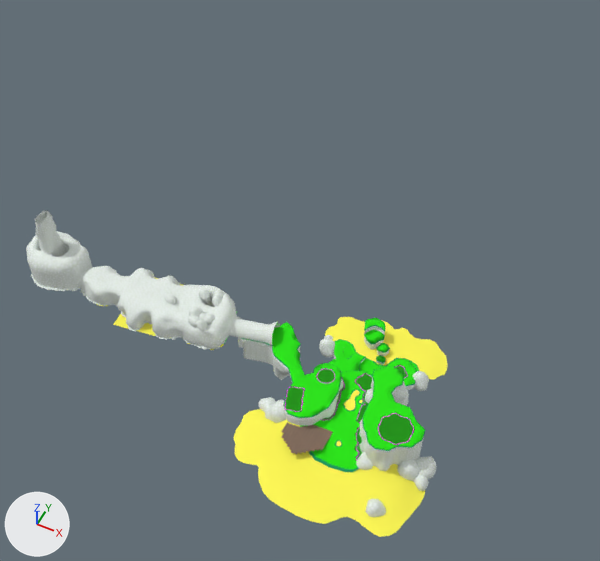
An edit to the FBX model Assets/Models/Terrain/terreno.fbx, drawn before and after from the same camera.
One viewpoint serves both versions: a 50 mm lens placed at (110.0, -253.0, 395.0), pointed at (-58.0, 85.0, -27.0). Lighting does not change. The marker at lower left points along +X, +Y and +Z. The first picture is the older version. Where no turn or scale is listed for an object, it has been applied to the vertices.

Names of what the first picture shows: 'Obj_CaveWall1', 'Obj_Floor1', 'Obj_Floor3', 'Obj_Floor4', 'Obj_Floor5', 'Obj_Floor8', 'Obj_GrassPatch4', 'Plataforma' and 30 more.
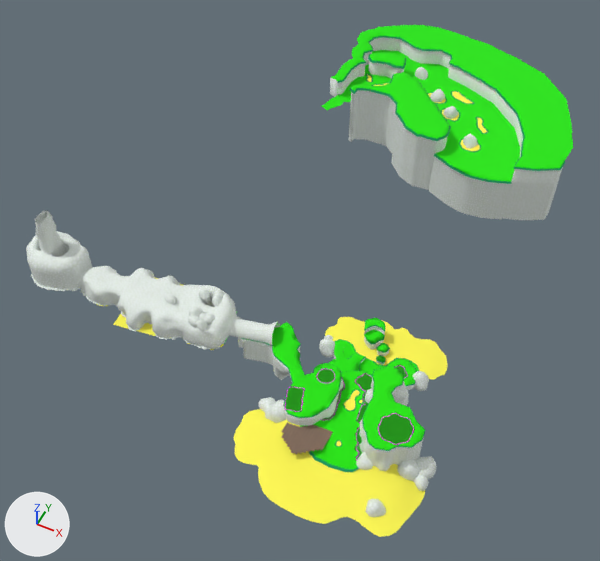
What changed in the scene script:
```text
Add me_cube_021:
    me_cube_021.from_pydata(...)  # 899 vertices, 862 faces; spans x -124.0..65.0, y 228.0..369.0, z -12.0..36.0
    # faces by material slot: [110, 655, 97]
    me_cube_021.materials.append(mat_piedra)  # picture img_tex_stone_a_alb_png
    me_cube_021.materials.append(mat_cesped)  # green #22e700
    me_cube_021.materials.append(mat_cespedborde)  # green #009759
Add me_cube_035:
    me_cube_035.from_pydata(...)  # 98 vertices, 96 faces; spans x -5.31..5.58, y -6.48..5.02, z -6.44..6.98
    me_cube_035.materials.append(mat_piedra)  # picture img_tex_stone_a_alb_png
Add me_floor_002:
    me_floor_002.from_pydata(...)  # 1399 vertices, 1348 faces; spans x -51.0..102.0, y -101.0..19.0, z -36.0..1.0
    # faces by material slot: [120, 222, 796, 210]
    me_floor_002.materials.append(mat_piedra)  # picture img_tex_stone_a_alb_png
    me_floor_002.materials.append(mat_tierra)  # yellow #fff851
    me_floor_002.materials.append(mat_cesped)  # green #22e700
    me_floor_002.materials.append(mat_cespedborde)  # green #009759
Add me_cube_040:
    me_cube_040.from_pydata(...)  # 98 vertices, 94 faces; spans x -106.7..-75.1, y 300.9..319.1, z 20.2..35.6
    # faces by material slot: [27, 40, 27]
    me_cube_040.materials.append(mat_piedra)  # picture img_tex_stone_a_alb_png
    me_cube_040.materials.append(mat_cesped)  # green #22e700
    me_cube_040.materials.append(mat_cespedborde)  # green #009759
Add me_cube_034:
    me_cube_034.from_pydata(...)  # 98 vertices, 96 faces; spans x -5.01..5.5, y -5.35..5.62, z -6.44..6.98
    me_cube_034.materials.append(mat_piedra)  # picture img_tex_stone_a_alb_png
Add me_cube_033:
    me_cube_033.from_pydata(...)  # 98 vertices, 96 faces; spans x -6.49..4.99, y -5.2..4.88, z -6.44..6.98
    me_cube_033.materials.append(mat_piedra)  # picture img_tex_stone_a_alb_png
Add me_cube_039:
    me_cube_039.from_pydata(...)  # 518 vertices, 506 faces; spans x -101.7..-17.1, y 231.7..299.3, z -12.2..35.6
    # faces by material slot: [257, 173, 76]
    me_cube_039.materials.append(mat_piedra)  # picture img_tex_stone_a_alb_png
    me_cube_039.materials.append(mat_cesped)  # green #22e700
    me_cube_039.materials.append(mat_cespedborde)  # green #009759
Add ob_obj_floor9:
    ob_obj_floor9 = bpy.data.objects.new('Obj_Floor9', me_cube_021)
    ob_obj_floor9.location = (12.4, -33.0, -7.0)
Add ob_obj_stone32:
    ob_obj_stone32 = bpy.data.objects.new('Obj_Stone32', me_cube_035)
    ob_obj_stone32.location = (8.3, 223.6, 15.7)
Add ob_obj_stone29:
    ob_obj_stone29 = bpy.data.objects.new('Obj_Stone29', me_cube_014.copy())  # the mesh of ob_obj_stone1
    ob_obj_stone29.location = (-52.8, 286.0, 15.7)
Add ob_obj_floor12:
    ob_obj_floor12 = bpy.data.objects.new('Obj_Floor12', me_floor_002)
    ob_obj_floor12.location = (-54.4, 289.7, 15.8)
Add ob_obj_floor10:
    ob_obj_floor10 = bpy.data.objects.new('Obj_Floor10', me_cube_040)
    ob_obj_floor10.location = (12.4, -33.0, -7.0)
Add ob_obj_stone31:
    ob_obj_stone31 = bpy.data.objects.new('Obj_Stone31', me_cube_034)
    ob_obj_stone31.location = (-15.6, 248.9, 15.7)
Add ob_obj_stone30:
    ob_obj_stone30 = bpy.data.objects.new('Obj_Stone30', me_cube_033)
    ob_obj_stone30.location = (-30.9, 263.4, 15.7)
Add ob_obj_floor11:
    ob_obj_floor11 = bpy.data.objects.new('Obj_Floor11', me_cube_039)
    ob_obj_floor11.location = (12.4, -33.0, -7.0)
```

Where the change shows, as pixel boxes (x1, y1, x2, y2) in the pictures (600 x 561 px):
'Obj_Floor9', added
    after: (330, 25, 573, 220)
    faces in mat_cesped (green #22e700): (331, 25, 573, 169)
    faces in mat_piedra (picture img_tex_stone_a_alb_png): (330, 37, 563, 220)
    faces in mat_cespedborde (green #009759): (338, 36, 565, 171)
'Obj_Floor12', added
    after: (322, 50, 520, 220)
    faces in mat_cesped (green #22e700): (322, 50, 520, 182)
    faces in mat_piedra (picture img_tex_stone_a_alb_png): (429, 156, 511, 220)
    faces in mat_cespedborde (green #009759): (366, 74, 511, 184)
    faces in mat_tierra (yellow #fff851): (367, 74, 487, 151)
'Obj_Floor11', added
    after: (349, 72, 451, 190)
    faces in mat_piedra (picture img_tex_stone_a_alb_png): (349, 90, 448, 190)
    faces in mat_cesped (green #22e700): (351, 72, 449, 139)
    faces in mat_cespedborde (green #009759): (350, 74, 451, 141)
'Obj_Floor10', added
    after: (368, 52, 406, 78)
    faces in mat_piedra (picture img_tex_stone_a_alb_png): (369, 60, 404, 78)
    faces in mat_cesped (green #22e700): (370, 52, 405, 66)
'Obj_Stone32', added
    after: (463, 133, 478, 149)
'Obj_Stone30', added
    after: (430, 89, 445, 102)
'Obj_Stone31', added
    after: (443, 106, 458, 119)
'Obj_Stone29', added
    after: (415, 67, 428, 80)
